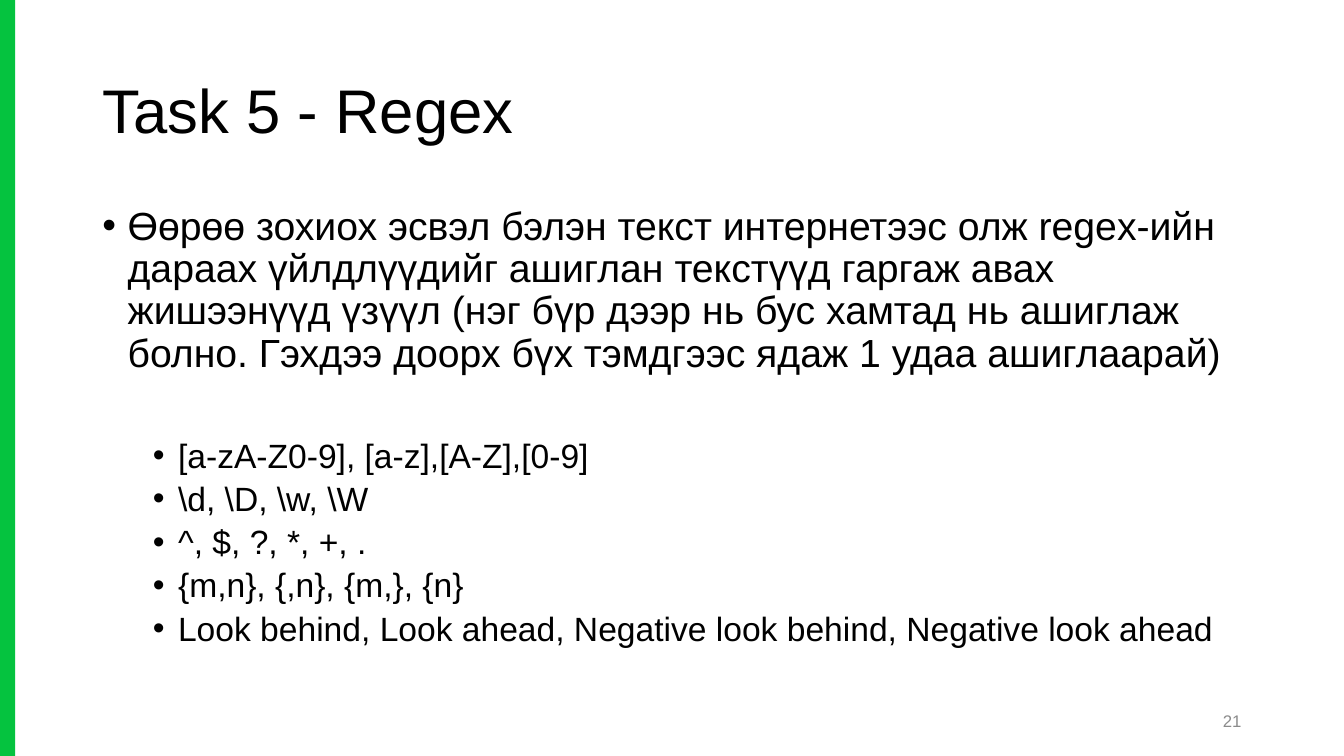
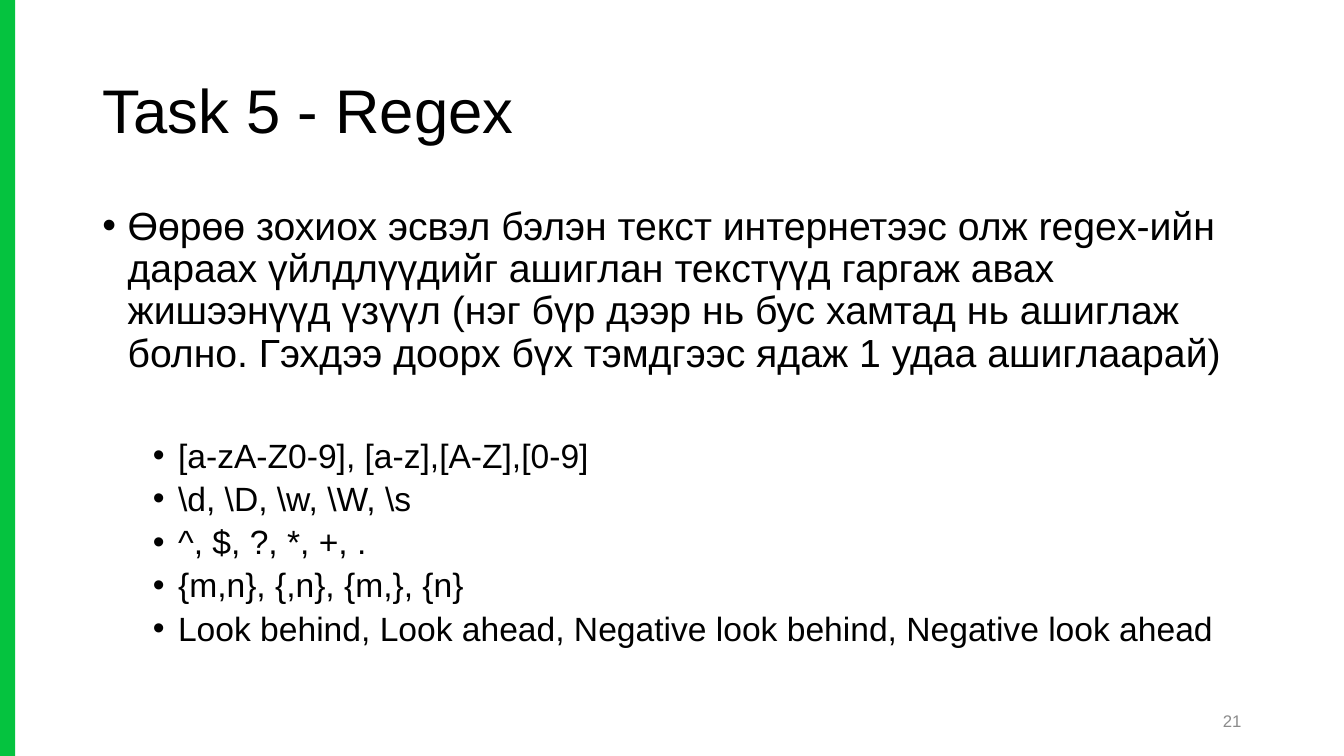
Before and after one commit to khishke/Introduction_Python, a slide deck: slide 21 of 3_Function_Class_and_Tools/ppt/Week_3_Function_and_Regex.pptx. Drawn at 1344x756 pixels with LibreOffice and Linux fonts; fonts in the diff are those of the drawing; background and template pictures are left out. Boxes give left, top, right and bottom in pixels: in the first picture for what was removed or moved away, otherwise in the second. Text is boxed around its words. In the diff, an @@ line names an element or a change of style, - is before the commit and + after.

```diff
--- a/3_Function_Class_and_Tools/ppt/Week_3_Function_and_Regex.pptx
+++ b/3_Function_Class_and_Tools/ppt/Week_3_Function_and_Regex.pptx
@@ text at bbox=[178, 486, 411, 516]: text changed @@
-  • \d, \D, \w, \W
+  • \d, \D, \w, \W, \s
```
Also in this commit, not shown: 3 other slides changed, 6 other files.
